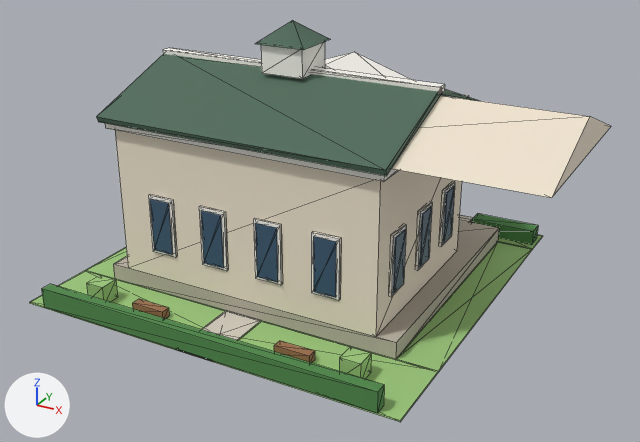
The glTF model assets/models/library.glb: old version first, new version second.
The view is the same before and after, from a 50 mm lens placed at (21.2, -36.9, 21.3), pointed at (1.8, -1.6, 3.7). The axes (+X, +Y, +Z) are drawn at lower left. The lights are the same throughout. The picture after the commit comes second. Mesh edges are drawn as thin lines. Where no turn or scale is listed for an object, it has been applied to the vertices.

Names of what the first picture shows: 'cornice', 'cupola', 'cupola_roof', 'gable', 'garden', 'hall', 'hedge.002', 'lawn_side.001', 'podium', 'ridge', 'roof.001', 'window_glass.010' and 23 more.
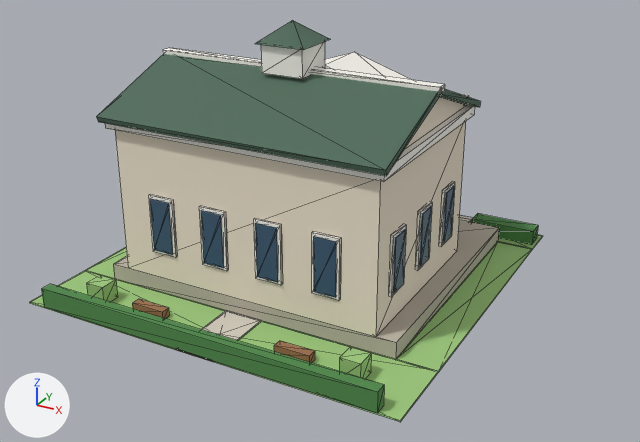
Pixel boxes [x1, y1, x2, y2] of what changed, in the pictures (640 x 442 px):
'gable', moved: before [391, 96, 611, 198]; after [404, 97, 467, 150]

The change, as a diff of the scene's bpy script:
```diff
--- a/assets/models/library.glb.py
+++ b/assets/models/library.glb.py
@@ ob_gable @@
 ob_gable = bpy.data.objects.new('gable', me_mesh_18)
-ob_gable.location = (0.0, -1.0, 8.9)
+ob_gable.location = (-7.0, -1.0, 8.9)
```
